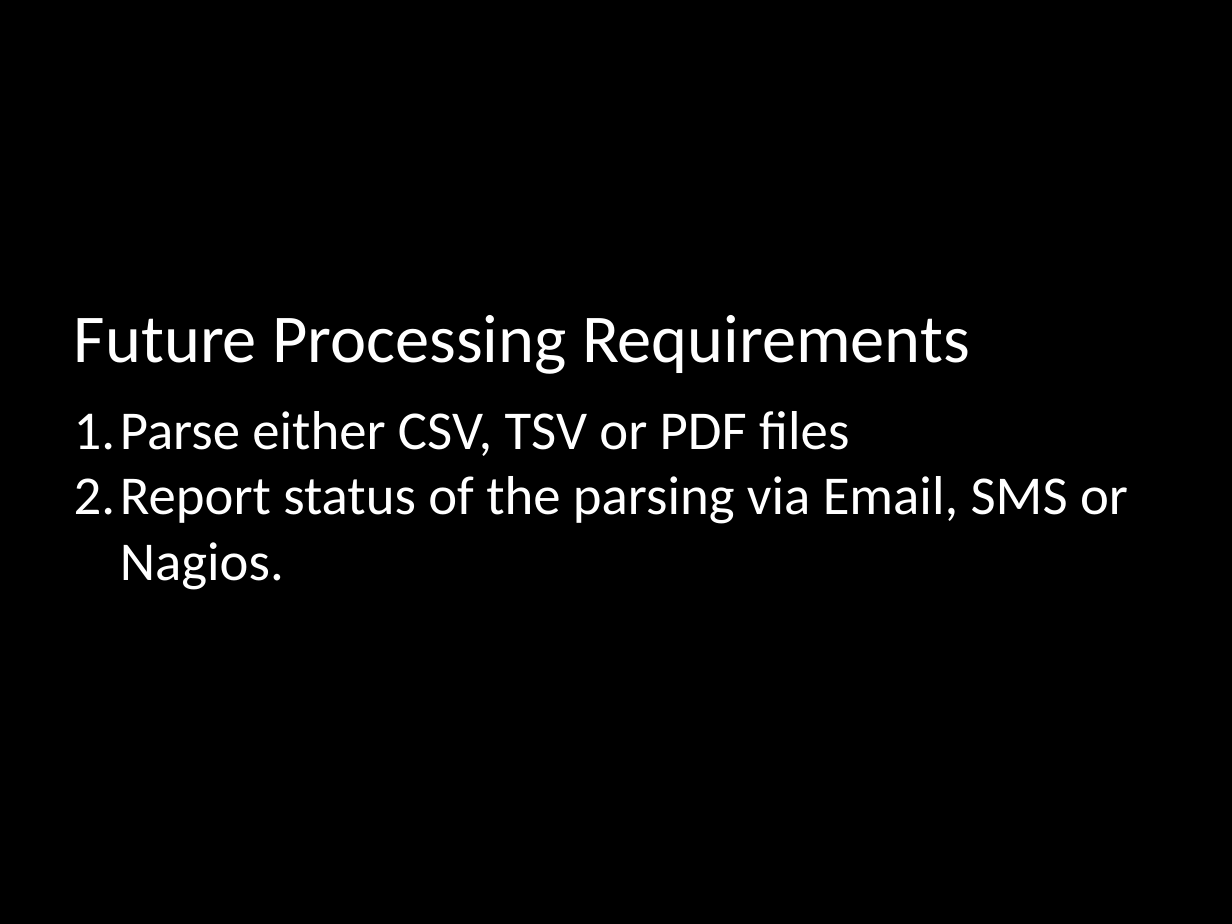
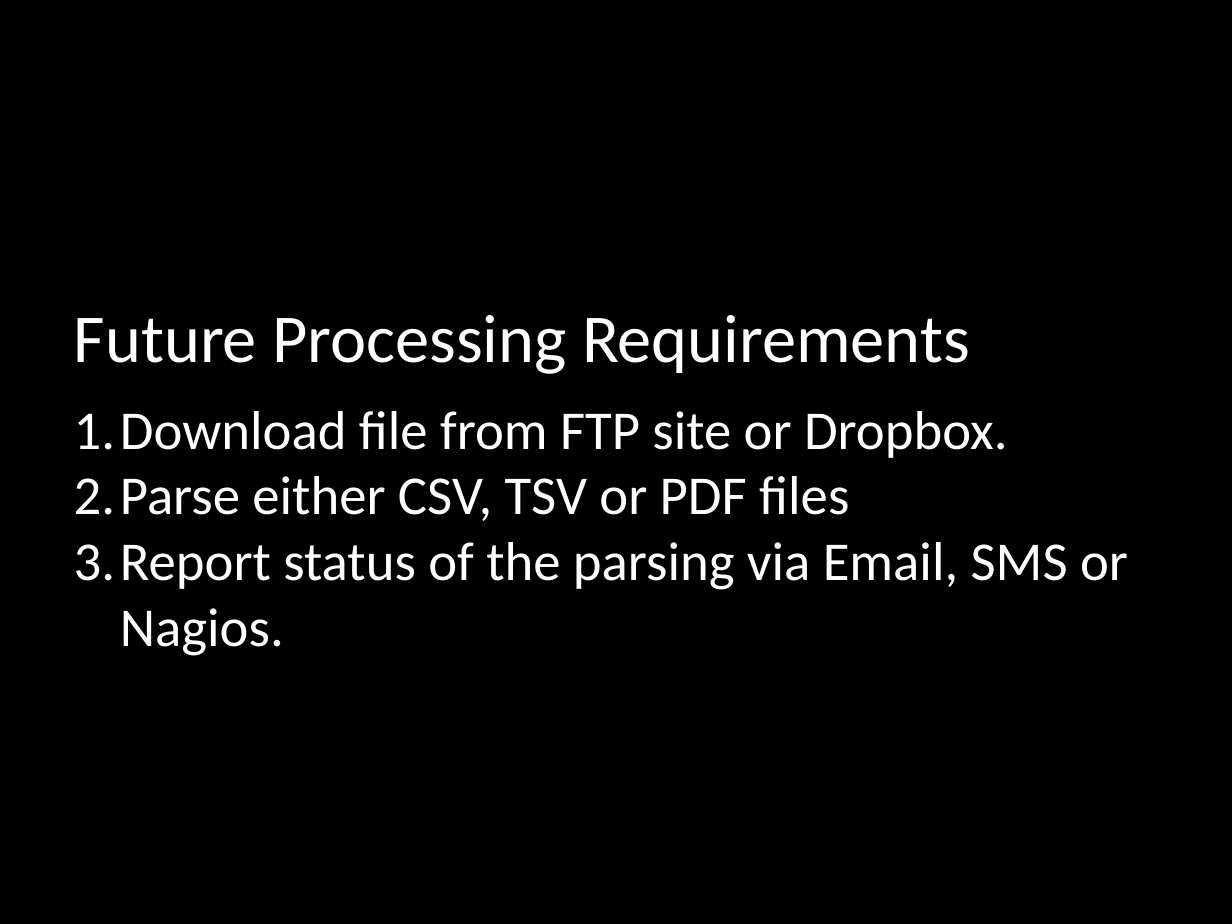
Before and after one commit to mikegehard/Better-Ruby-Through-Design-Principles, a slide deck: slide 28 of BetterRubyThroughDesignPatterns.pptx. Drawn at 1232x924 pixels with LibreOffice and Linux fonts; fonts in the diff are those of the drawing. Boxes give left, top, right and bottom in pixels: in the first picture for what was removed or moved away, otherwise in the second. Text is boxed around its words. In the diff, an @@ line names an element or a change of style, - is before the commit and + after.

```diff
--- a/BetterRubyThroughDesignPatterns.pptx
+++ b/BetterRubyThroughDesignPatterns.pptx
@@ text at bbox=[74, 411, 1008, 458]: paragraph added @@
+1. Download file from FTP site or Dropbox.
```
Also in this commit, not shown: 7 other slides changed, 1 slide added, 1 slide removed.
